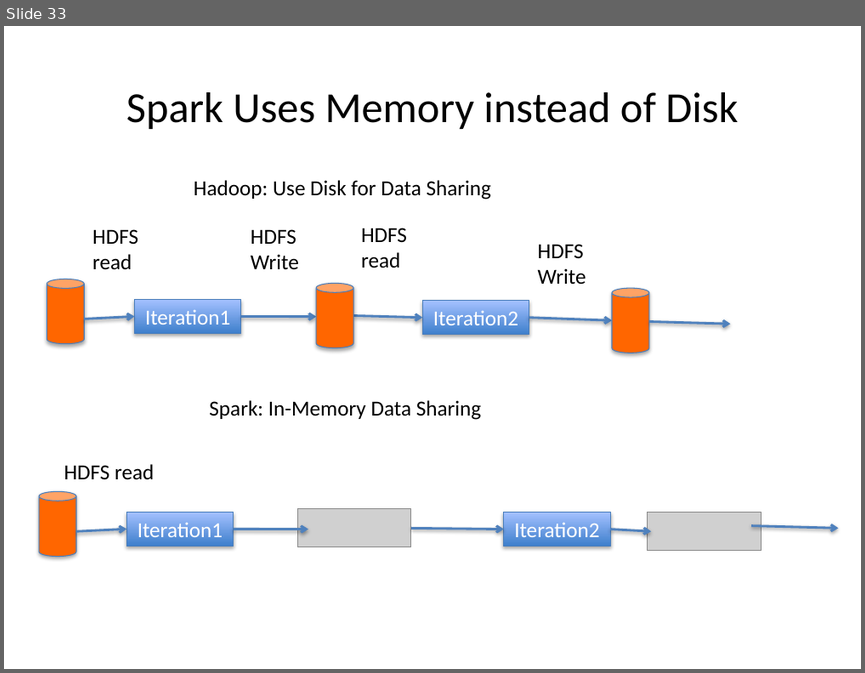
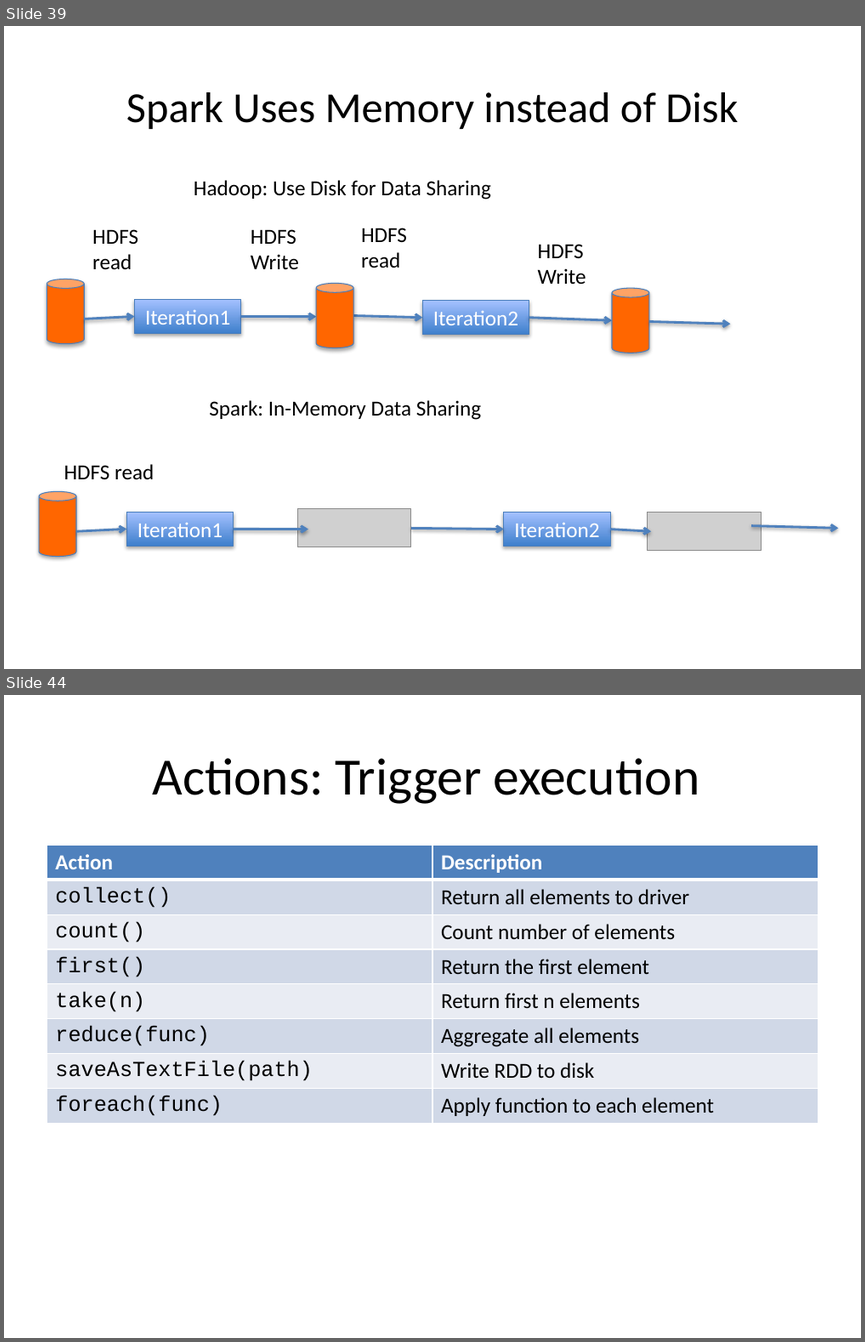
Before and after one commit to baloch838/Cloud_Computing_Lectures, a slide deck: Week 14.pptx. Shown one above the other, each under a label of ours: slide 33 before the commit, slides 39 and 44 after it; the slides between them are not shown. The pictures are 865x673 and 865x1342 pixels, drawn with LibreOffice and Linux fonts; fonts in the diff are those of the drawing; grey boxes stand for pictures. Boxes give left, top, right and bottom in pixels: in the first picture for what was removed or moved away, otherwise in the second. Text is boxed around its words. In the diff, an @@ line names an element or a change of style, - is before the commit and + after.

```diff
--- a/Week 14.pptx
+++ b/Week 14.pptx
@@ slide 44 added at (4,695,861,1338), background #FFFFFF @@
@@ title added at (153,758,700,804), 44 pt, text #000000 @@
+Actions: Trigger execution
@@ table added at (46,845,818,1123), 8 rows, 2 columns @@
+Action | Description
+collect() | Return all elements to driver
+count() | Count number of elements
+first() | Return the first element
+take(n) | Return first n elements
+reduce(func) | Aggregate all elements
+saveAsTextFile(path) | Write RDD to disk
+foreach(func) | Apply function to each element
@@ what was slide 33 is now slide 39 @@
```
Also in this commit, not shown: 1 slide changed, 12 other slides added, 1 slide removed, 1 other file.
